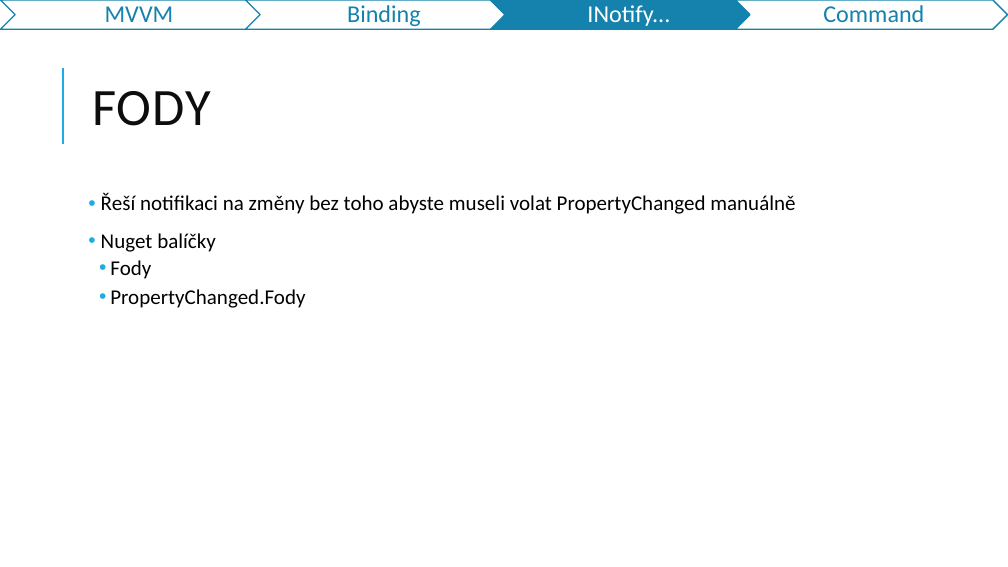
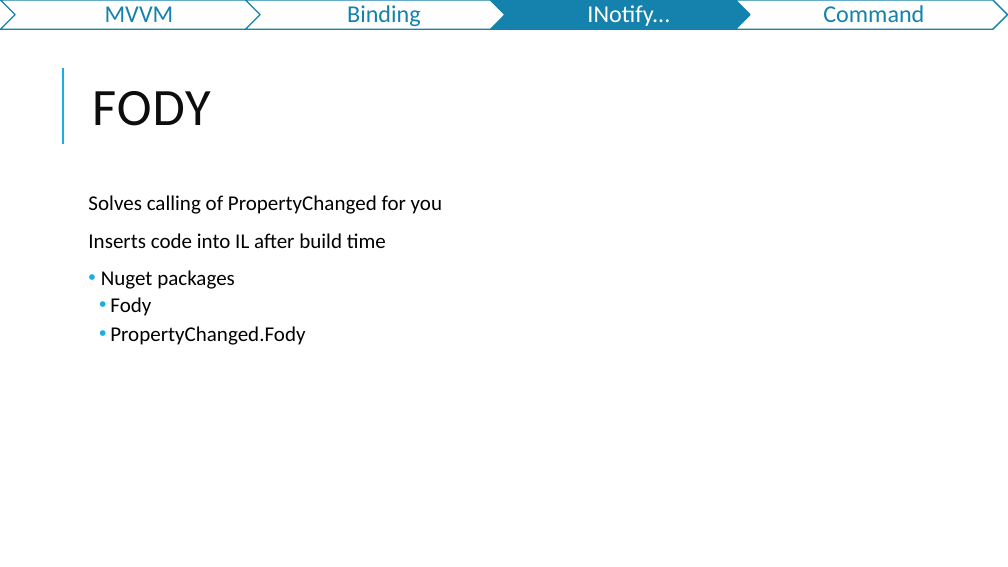
Before and after one commit to jasho/pv239-maui, a slide deck: slide 13 of 03_MVVM/PV239-Xamarin-03_MVVM.pptx. Drawn at 1008x567 pixels with LibreOffice and Linux fonts; fonts in the diff are those of the drawing. Boxes give left, top, right and bottom in pixels: in the first picture for what was removed or moved away, otherwise in the second. Text is boxed around its words. In the diff, an @@ line names an element or a change of style, - is before the commit and + after.

```diff
--- a/03_MVVM/PV239-Xamarin-03_MVVM.pptx
+++ b/03_MVVM/PV239-Xamarin-03_MVVM.pptx
@@ text at (88,195,442,289): text changed @@
-• Řeší notifikaci na změny bez toho abyste museli volat PropertyChanged manuálně
-• Nuget balíčky
+Solves calling of PropertyChanged for you
+Inserts code into IL after build time
+• Nuget packages
```
Also in this commit, not shown: 16 other slides changed, 6 slides added, 9 slides removed.
